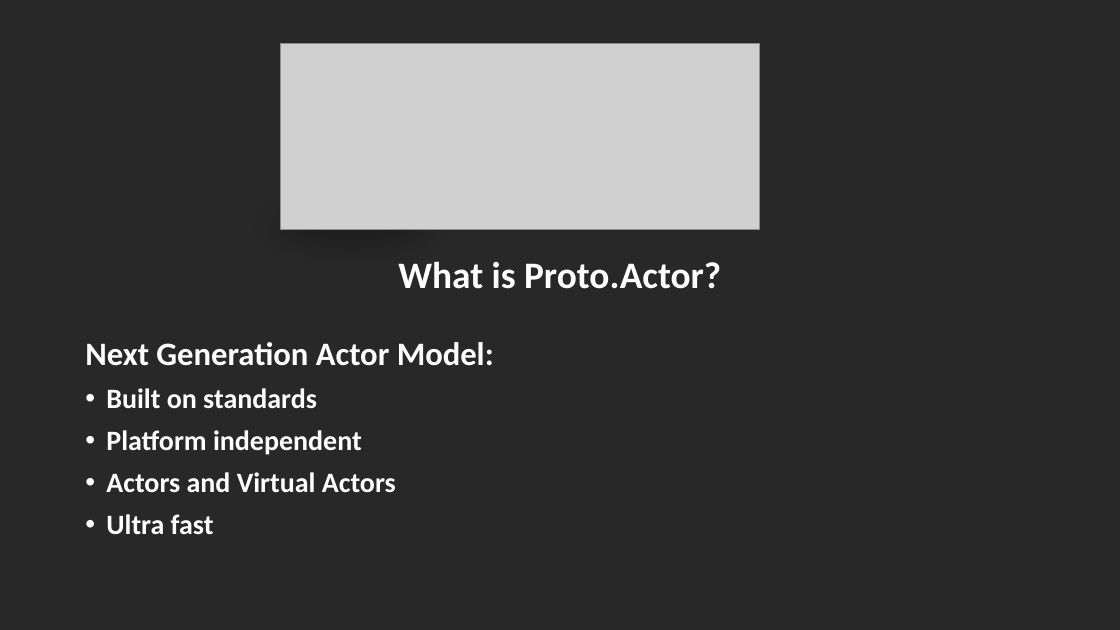
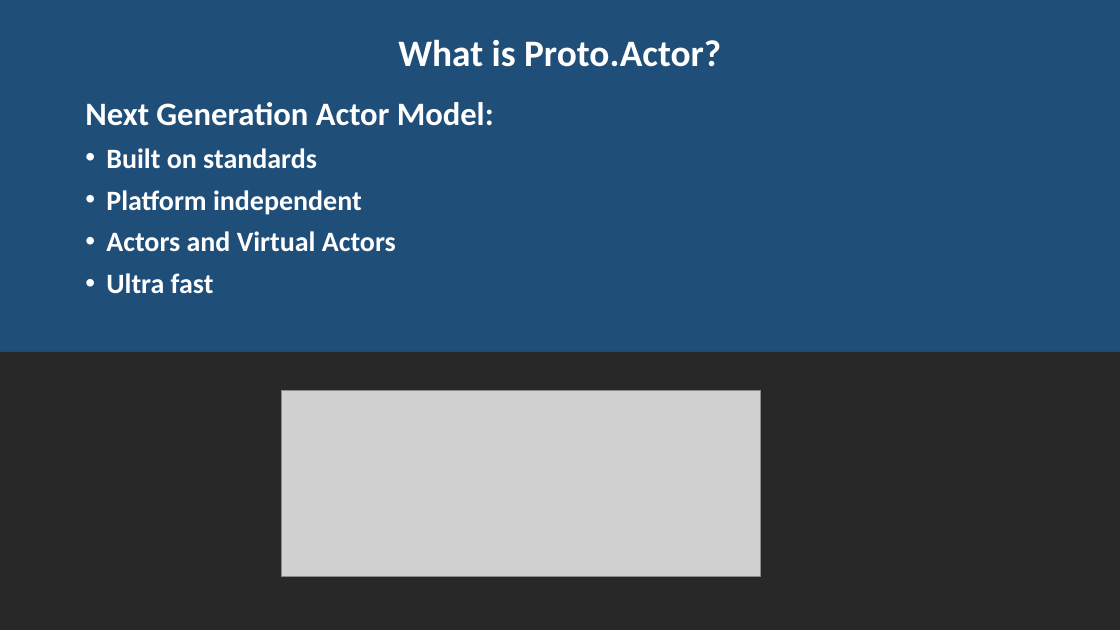
Before and after one commit to rogeralsing/Presentations, a slide deck: slide 3 of ProtoActor/QConSP/protoactor.pptx. Drawn at 1120x630 pixels with LibreOffice and Linux fonts; fonts in the diff are those of the drawing; grey boxes stand for pictures. Boxes give left, top, right and bottom in pixels: in the first picture for what was removed or moved away, otherwise in the second. Text is boxed around its words. In the diff, an @@ line names an element or a change of style, - is before the commit and + after.

```diff
--- a/ProtoActor/QConSP/protoactor.pptx
+++ b/ProtoActor/QConSP/protoactor.pptx
@@ background #282828 to #1F4E79 @@
@@ text "What is Proto.Actor?": place and size @@
-text "What is Proto.Actor?" at bbox=[398, 261, 721, 289]
+text "What is Proto.Actor?" at bbox=[398, 39, 721, 67]
@@ text "Next Generation Actor Model:": place and size @@
-text "Next Generation Actor Model:" at bbox=[85, 342, 494, 534]
+text "Next Generation Actor Model:" at bbox=[85, 102, 494, 294]
@@ ellipse removed at bbox=[210, 176, 492, 277] @@
@@ rectangle added at bbox=[0, 352, 1120, 630], fill #282828 @@
@@ picture: place and size @@
-picture at bbox=[280, 43, 759, 229]
+picture at bbox=[281, 390, 760, 576]
```
Also in this commit, not shown: 6 other slides changed, 4 slides added, 12 slides removed.
